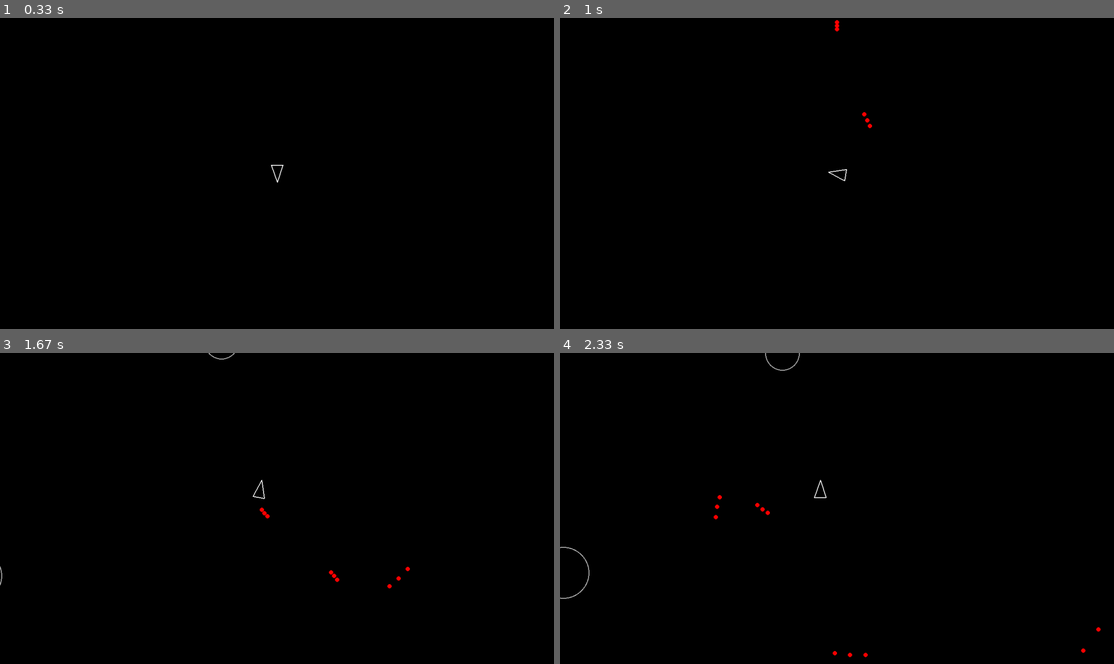
Above: before the commit, frames 1-4 (two rows, left to right).
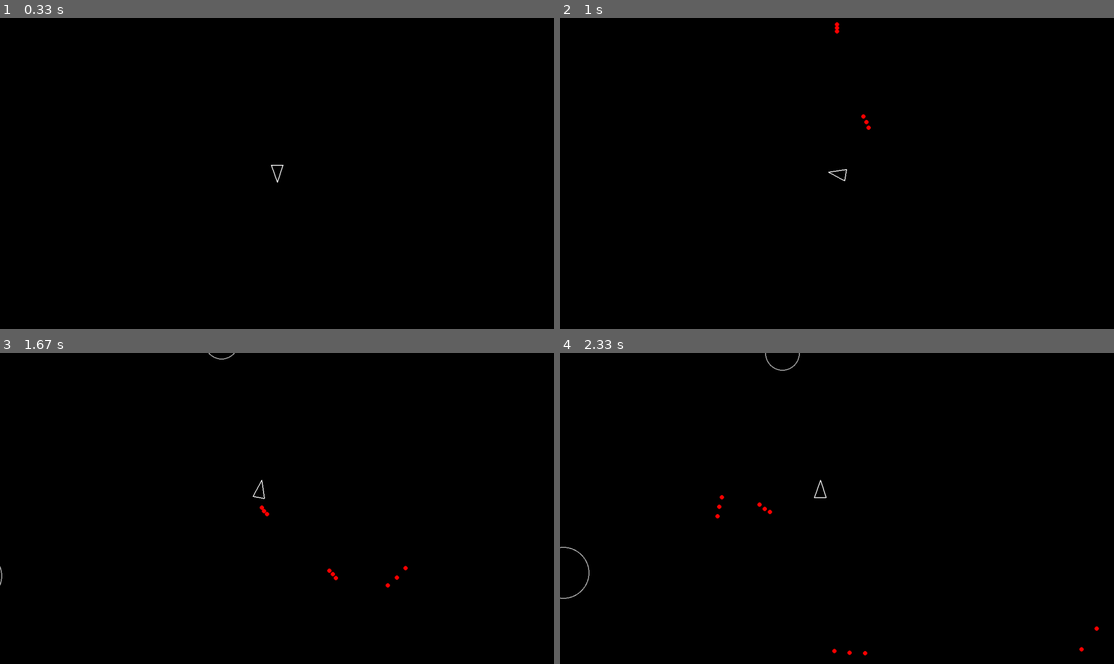
Above: after the commit, the same moments.

Repository: Rinatka777/pygame2
Game: pygame game, started from main2.py
Two runs of this game, one before a commit and one after it. Both use one fixed random seed, a clock stepped at 60 frames per second and the inputs below.
Inputs:
- Up to frame 1 (0.33 s): no input
- Up to frame 2 (1 s): tap Space at 0.33, 0.73 s; hold D from 0.67 s (still down)
- Up to frame 3 (1.67 s): tap Space at 1.03, 1.23, 1.57 s; release D at 1.13 s; hold W 1.17-1.47 s; hold D from 1.5 s (still down)
- Up to frame 4 (2.33 s): tap Space at 1.87, 2.07 s; release D at 1.97 s; hold A from 2 s (still down)

Frame 1 is identical in both runs. In frame 2, less than 0.1% of the frame differs, in the area x 49-57%, y 0-36%; in frame 3, 0.1%; in frame 4, 0.2%, in the area x 27-98%, y 45-98%.

Commit message:
try to correct shooting

Diff:
--- a/player2.py
+++ b/player2.py
@@ -4,6 +4,7 @@
 from circleshape2 import CircleShape
 from constants2 import *
 from shot import Shot
+import math
 
 class Player(CircleShape):
     containers = None  # This will be set from main2.py
@@ -11,6 +12,7 @@
         # Call the parent class's constructor
         super().__init__(x, y, PLAYER_RADIUS)
         # Create a field called rotation, initialized to 0
+        self.radius = 20
         self.rotation = 0
     def rotate (self, dt):
         self.rotation += PLAYER_TURN_SPEED * dt
@@ -47,16 +49,20 @@
     def draw(self, screen):
         pygame.draw.polygon(screen, "white", self.triangle(), 2)
     def shoot(self):
-        forward = pygame.Vector2(0, -1).rotate(self.rotation)  # Direction the player is facing
-        # Create a new shot at the player's current position
-        shot_position = self.position + forward * (self.radius + SHOT_RADIUS)  # Adjust to the tip of the triangle
+    # Forward vector based on the player's current rotation
+        forward = pygame.Vector2(0, -1).rotate(self.rotation)  # Forward is upward by default, then rotated
 
-        # Set the shot's velocity
-        shot_velocity = pygame.Vector2(0, -1)  # Start with vector pointing up
-        shot_velocity = shot_velocity.rotate(self.rotation)  # Rotate it based on player rotation
-        shot_velocity *= PLAYER_SHOOT_SPEED  # Scale up by the player's shooting speed
+    # Calculate the position of the shot (the front tip of the player's triangle)
+    # self.radius is the distance from the center of the player to the tip
+        shot_position = self.position + forward * self.radius  # Place the shot at the tip of the triangle
 
-        # Create the shot
+    # Set the shot's velocity to move forward in the direction the player is facing
+        shot_velocity = forward * PLAYER_SHOOT_SPEED  # Move in the direction the player is facing
+
+    # Debugging: Output shot creation details
+        print(f"Shot fired! Position: {shot_position}, Velocity: {shot_velocity}, Rotation: {self.rotation}")
+
+    # Create and return the shot
         new_shot = Shot(shot_position.x, shot_position.y, shot_velocity)
 
         return new_shot
